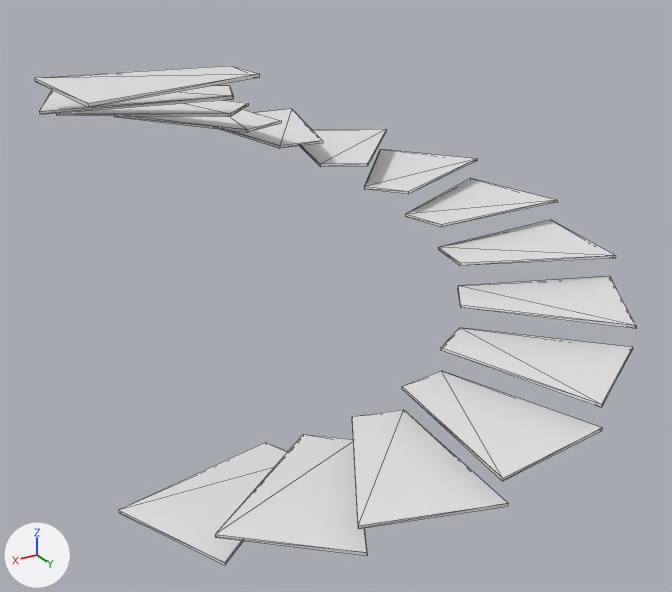
Before and after pictures for a commit that changed the glTF model assets/models/stairs/stairs.glb.
Camera for both pictures: a 50 mm camera at (8.9, 14.31, 10.14) aimed at (0.46, 0.25, 3.12). The lights are fixed; the arrows at lower left show +X, +Y and +Z. Mesh edges are drawn as thin lines. Where no turn or scale is listed for an object, it has been applied to the vertices. Vertices at the same position are counted once.

The first picture shows 'Stairs'.
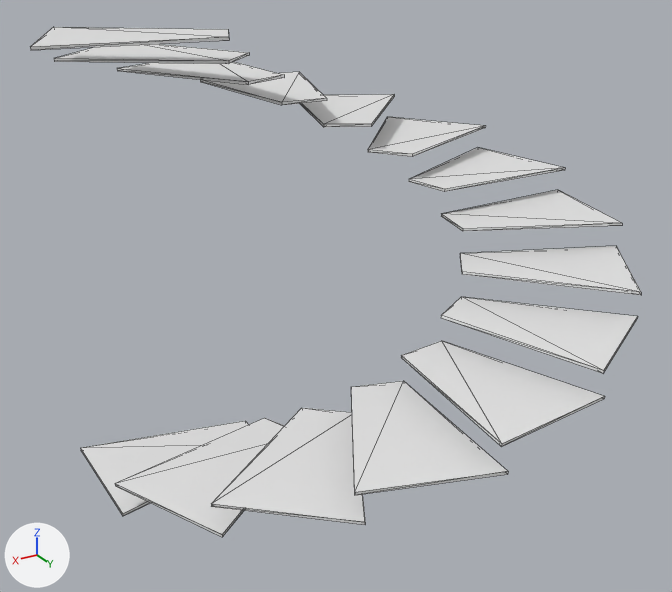
Commit message: refactor: new fucking stairs

Pixel boxes [x1, y1, x2, y2] of what changed, in the pictures (672 x 592 px; the box of a moved part takes in the faces that stretch with it):
'Stairs', reshaped: before [34, 66, 636, 565]; after [30, 27, 641, 537]
part 1 of me_stairs_001, moved or reshaped: before [118, 442, 288, 565]; after [81, 421, 249, 516]
part 2 of me_stairs_001, moved or reshaped: before [215, 434, 367, 556]; after [115, 418, 285, 537]
part 3 of me_stairs_001, moved or reshaped: before [352, 410, 508, 529]; after [211, 408, 365, 525]
part 4 of me_stairs_001, moved or reshaped: before [402, 371, 602, 481]; after [351, 381, 508, 495]
part 5 of me_stairs_001, moved or reshaped: before [440, 328, 633, 407]; after [401, 341, 605, 447]
part 6 of me_stairs_001, moved or reshaped: before [458, 276, 636, 328]; after [441, 297, 638, 373]
part 7 of me_stairs_001, moved or reshaped: before [438, 220, 616, 266]; after [460, 246, 641, 295]
part 8 of me_stairs_001, moved or reshaped: before [405, 178, 557, 227]; after [441, 190, 622, 231]
part 9 of me_stairs_001, moved or reshaped: before [364, 149, 477, 194]; after [409, 148, 565, 192]
part 10 of me_stairs_001, moved or reshaped: before [300, 129, 386, 167]; after [368, 117, 485, 157]
part 11 of me_stairs_001, moved or reshaped: before [220, 109, 323, 148]; after [299, 94, 394, 127]
part 12 of me_stairs_001, moved or reshaped: before [114, 109, 281, 132]; after [200, 72, 327, 105]
part 13 of me_stairs_001, moved or reshaped: before [56, 100, 248, 117]; after [117, 62, 284, 85]
part 14 of me_stairs_001, moved or reshaped: before [39, 85, 233, 114]; after [54, 44, 249, 64]
part 15 of me_stairs_001, moved or reshaped: before [34, 66, 259, 107]; after [30, 27, 229, 50]

Diff of the bpy script that builds the scene:
```diff
--- a/assets/models/stairs/stairs.glb.py
+++ b/assets/models/stairs/stairs.glb.py
@@ me_stairs_001 @@
 me_stairs_001.from_pydata(...)  # 120 vertices, 180 faces; spans x -5.39..5.33, y -5.35..5.37, z 0.45..7.5
 # used by ob_stairs; location = (0.0, 0.0, 0.0)
+# me_stairs_001 part 1: the loose piece of 8 vertices spanning x 1.75..5.29, y 0.43..3.25, z 0.45..0.5 is turned -24.2 degrees about the z axis through the mesh origin
+# me_stairs_001 part 2: the loose piece of 8 vertices spanning x 1.06..4.39, y 1.27..4.73, z 0.95..1.0 is turned -24.4 degrees about the z axis through its middle, then moved by (1.0, -1.39, 0.03)
+# me_stairs_001 part 3: the loose piece of 8 vertices spanning x 0.18..2.72, y 1.89..5.37, z 1.45..1.5 is turned -24.6 degrees about the z axis through its middle, then moved by (1.38, -0.93, 0.07)
+# me_stairs_001 part 4: the loose piece of 8 vertices spanning x -1.81..0.57, y 2.07..5.36, z 1.95..2.0 is turned -24.8 degrees about the z axis through its middle, then moved by (1.61, -0.08, 0.1)
+# me_stairs_001 part 5: the loose piece of 8 vertices spanning x -3.73..-0.68, y 1.58..5.13, z 2.45..2.5 is turned -24.9 degrees about the z axis through its middle, then moved by (1.62, 0.62, 0.13)
+# me_stairs_001 part 6: the loose piece of 8 vertices spanning x -5.0..-1.47, y 0.82..3.99, z 2.95..3.0 is turned -25.1 degrees about the z axis through its middle, then moved by (1.33, 1.15, 0.17)
+# me_stairs_001 part 7: the loose piece of 8 vertices spanning x -5.39..-2.01, y -0.2..2.15, z 3.45..3.5 is turned -25.3 degrees about the z axis through its middle, then moved by (0.77, 1.49, 0.2)
+# me_stairs_001 part 8: the loose piece of 8 vertices spanning x -5.39..-1.96, y -2.39..-0.02, z 3.95..4.0 is turned -25.5 degrees about the z axis through its middle, then moved by (-0.16, 1.7, 0.23)
+# me_stairs_001 part 9: the loose piece of 8 vertices spanning x -4.89..-1.39, y -4.16..-0.92, z 4.45..4.5 is turned -25.7 degrees about the z axis through its middle, then moved by (-0.79, 1.61, 0.27)
+# me_stairs_001 part 10: the loose piece of 8 vertices spanning x -3.54..-0.58, y -5.2..-1.66, z 4.95..5.0 is turned -25.9 degrees about the z axis through its middle, then moved by (-1.29, 1.24, 0.3)
+# me_stairs_001 part 11: the loose piece of 8 vertices spanning x -1.56..0.84, y -5.33..-2.1, z 5.45..5.5 is turned -26.1 degrees about the z axis through its middle, then moved by (-1.59, 0.54, 0.33)
+# me_stairs_001 part 12: the loose piece of 8 vertices spanning x 0.28..2.95, y -5.35..-1.84, z 5.95..6.0 is turned -26.3 degrees about the z axis through its middle, then moved by (-1.76, -0.34, 0.37)
+# me_stairs_001 part 13: the loose piece of 8 vertices spanning x 1.15..4.54, y -4.59..-1.18, z 6.45..6.5 is turned -26.4 degrees about the z axis through its middle, then moved by (-1.58, -0.96, 0.4)
+# me_stairs_001 part 14: the loose piece of 8 vertices spanning x 1.81..5.33, y -3.03..-0.32, z 6.95..7.0 is turned -26.6 degrees about the z axis through its middle, then moved by (-1.13, -1.42, 0.43)
+# me_stairs_001 part 15: the loose piece of 8 vertices spanning x 2.11..5.31, y -0.94..1.46, z 7.45..7.5 is turned -26.8 degrees about the z axis through its middle, then moved by (-0.28, -1.7, 0.47)
 me_stairs_001.materials.append(mat_stairs)
```
